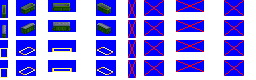
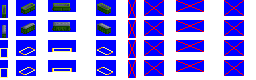
Before/after of a 256 x 80 layered artwork. What changed in the layer stack:
renamed "Layer 2" to "wagons", painted on it over bbox(2, 22, 111, 34)
removed layer "medium hopper" over bbox(2, 22, 111, 34)
